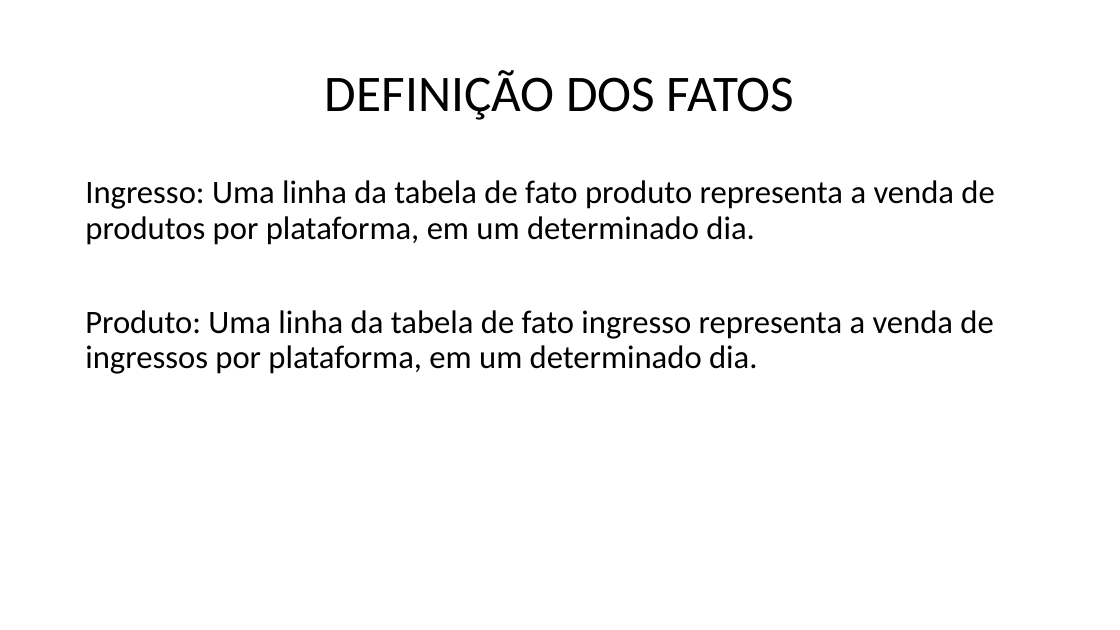
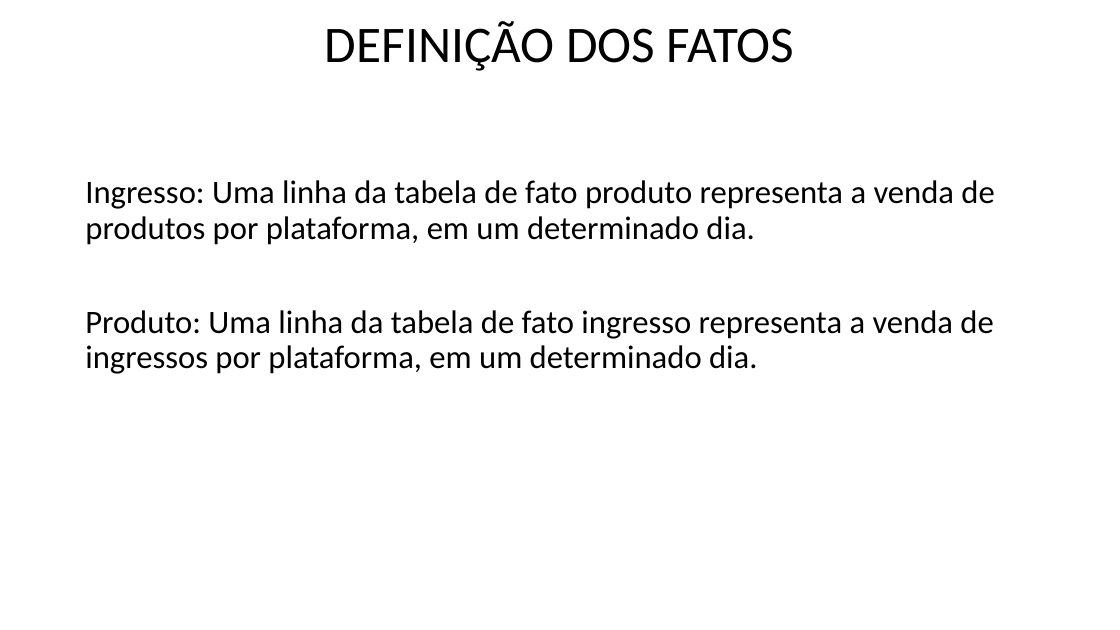
Before and after one commit to joaoalvescs/projeto-sad, a slide deck: slide 7 of DATA WAREHOUSE DE UM CINEMA.pptx (slide 6 before the commit). Drawn at 1120x630 pixels with LibreOffice and Linux fonts; fonts in the diff are those of the drawing. Boxes give left, top, right and bottom in pixels: in the first picture for what was removed or moved away, otherwise in the second. Text is boxed around its words. In the diff, an @@ line names an element or a change of style, - is before the commit and + after.

```diff
--- a/DATA WAREHOUSE DE UM CINEMA.pptx
+++ b/DATA WAREHOUSE DE UM CINEMA.pptx
@@ title "DEFINIÇÃO DOS FATOS": place and size @@
-title "DEFINIÇÃO DOS FATOS" at bbox=[325, 70, 795, 120]
+title "DEFINIÇÃO DOS FATOS" at bbox=[325, 21, 795, 71]
```
Also in this commit, not shown: 7 other slides changed, 1 slide added.
